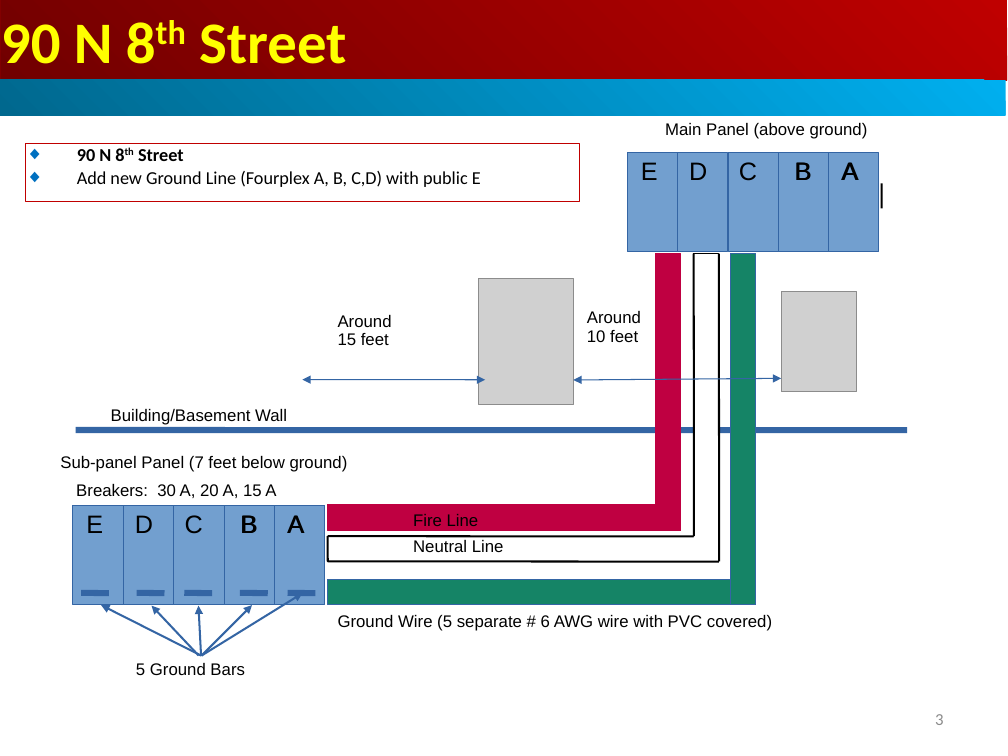
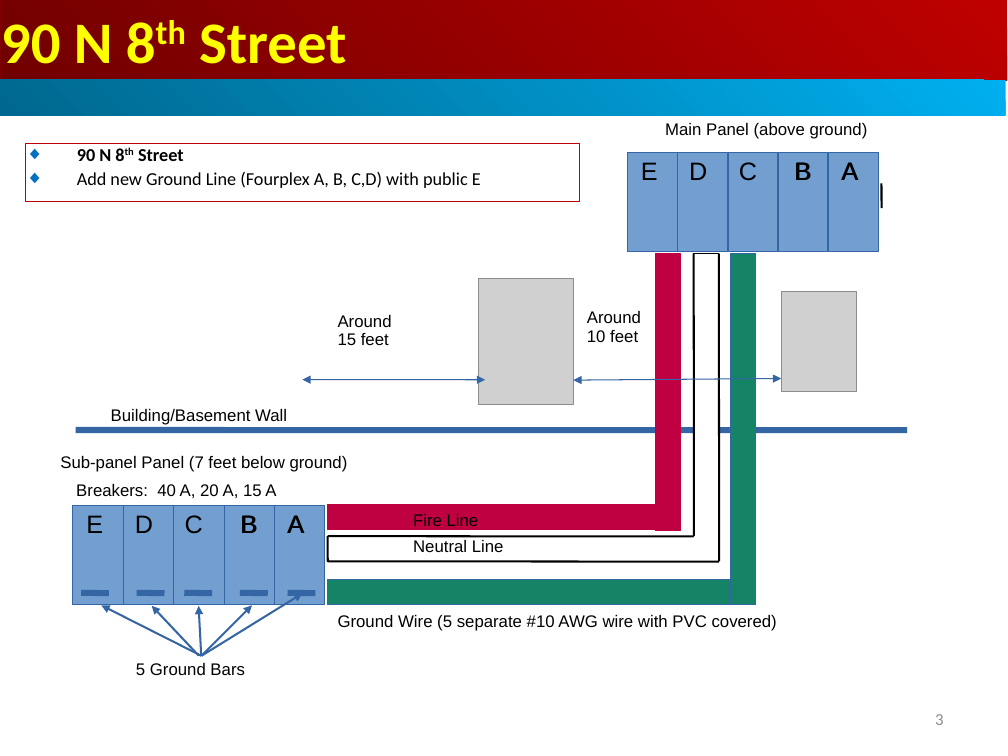
Before and after one commit to peterhchen/1000_Family, a slide deck: slide 3 of Real_Estate/SanJose_90_8th/000_90N8th_SanJoe_GroudBar_SafetySpot (minimized).ppt. Drawn at 1008x756 pixels with LibreOffice and Linux fonts; fonts in the diff are those of the drawing; grey boxes stand for pictures. Boxes give left, top, right and bottom in pixels: in the first picture for what was removed or moved away, otherwise in the second. Text is boxed around its words. In the diff, an @@ line names an element or a change of style, - is before the commit and + after.

```diff
--- a/Real_Estate/SanJose_90_8th/000_90N8th_SanJoe_GroudBar_SafetySpot (minimized).ppt
+++ b/Real_Estate/SanJose_90_8th/000_90N8th_SanJoe_GroudBar_SafetySpot (minimized).ppt
@@ text at [76,484,276,498]: text changed @@
-Breakers: 30 A, 20 A, 15 A
+Breakers: 40 A, 20 A, 15 A
@@ text at [338,615,777,631]: text changed @@
-Ground Wire (5 separate # 6 AWG wire with PVC covered)
+Ground Wire (5 separate #10 AWG wire with PVC covered)
```
Also in this commit, not shown: 1 other slide changed.
